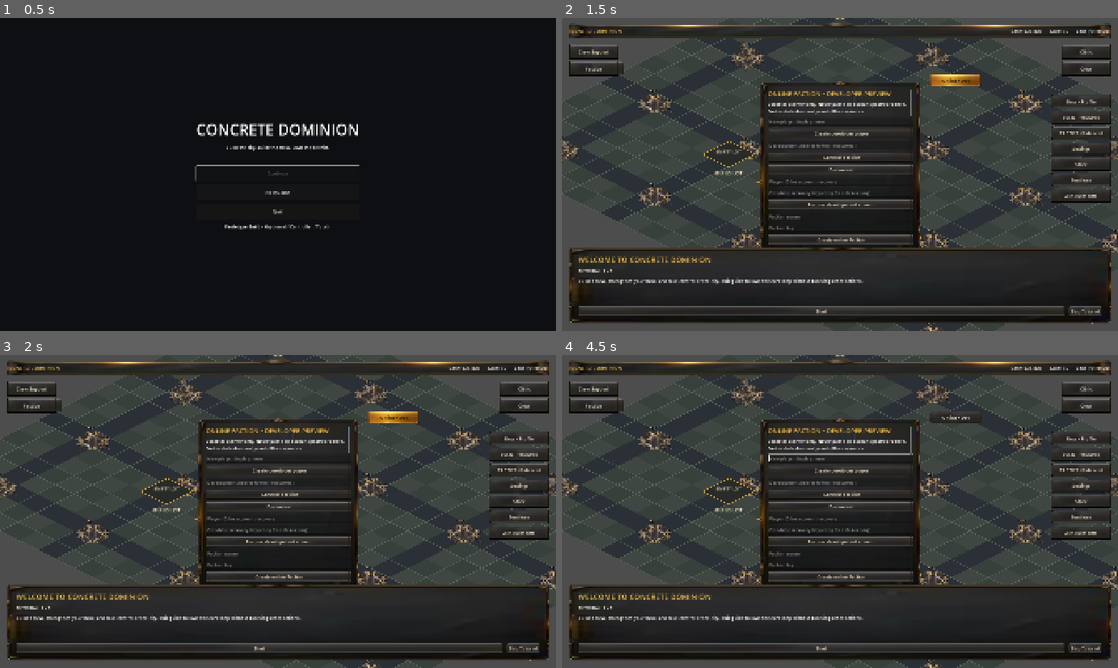
Above: before the commit, frames 1-4 (two rows, left to right).
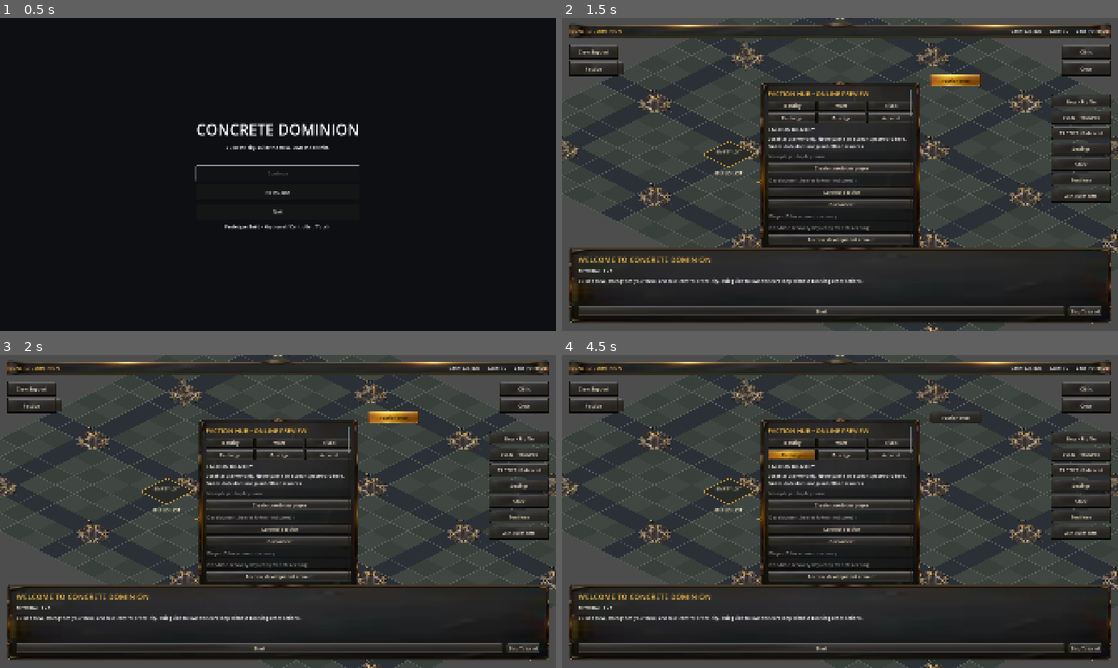
Above: after the commit, the same moments.

Repository: betasio/ConcreteDominion
Game: Godot game, scene res://scenes/core/Boot.tscn
The game is run twice, just before and just after one commit, with the same random seed, the same clock (stepped at 60 frames per second) and the same inputs.
Inputs (mouse positions are in pixels of both pictures, inside the frame that each line leads up to):
- Up to frame 1 (0.5 s): no input
- Up to frame 2 (1.5 s): click "New Game" at 0.5 s; click (956, 80) at 1.25 s, where only the run after the commit has a clickable "Faction Hub"
- Up to frame 3 (2 s): no input
- Up to frame 4 (4.5 s): click (789, 442) at 2 s, where only the run after the commit has a clickable "Identity"; click (840, 442) at 2.75 s, where only the run after the commit has a clickable "Wars"; click (890, 442) at 3.5 s, where only the run after the commit has a clickable "Rivals"; click (789, 455) at 4.25 s, where only the run after the commit has a clickable "Rankings"

Frame 1 is identical in both runs. In frame 2, 3.1% of the frame differs, in the area x 37-73%, y 19-73%; in frame 3, 3.1%; in frame 4, 3.4%.

Commit message:
Add responsive six-section Faction Hub navigation and preserve existing UI controls

Diff:
--- a/scenes/ui/OnlineFactionUI.tscn
+++ b/scenes/ui/OnlineFactionUI.tscn
@@ -25,7 +25,7 @@
 offset_right = 490.0
 offset_bottom = 238.0
 grow_horizontal = 2
-text = "Online • Dev"
+text = "Faction Hub"
 
 [node name="Panel" type="PanelContainer" parent="Root"]
 visible = false
@@ -59,8 +59,51 @@
 
 [node name="Title" type="Label" parent="Root/Panel/Margin/Scroll/VBox"]
 layout_mode = 2
-text = "ONLINE FACTION • DEVELOPER PREVIEW"
+text = "FACTION HUB • ONLINE PREVIEW"
 theme_override_font_sizes/font_size = 22
+
+[node name="HubNav1" type="HBoxContainer" parent="Root/Panel/Margin/Scroll/VBox"]
+layout_mode = 2
+alignment = 1
+
+[node name="HubIdentity" type="Button" parent="Root/Panel/Margin/Scroll/VBox/HubNav1"]
+layout_mode = 2
+size_flags_horizontal = 3
+text = "Identity"
+
+[node name="HubWars" type="Button" parent="Root/Panel/Margin/Scroll/VBox/HubNav1"]
+layout_mode = 2
+size_flags_horizontal = 3
+text = "Wars"
+
+[node name="HubRivals" type="Button" parent="Root/Panel/Margin/Scroll/VBox/HubNav1"]
+layout_mode = 2
+size_flags_horizontal = 3
+text = "Rivals"
+
+[node name="HubNav2" type="HBoxContainer" parent="Root/Panel/Margin/Scroll/VBox"]
+layout_mode = 2
+alignment = 1
+
+[node name="HubRankings" type="Button" parent="Root/Panel/Margin/Scroll/VBox/HubNav2"]
+layout_mode = 2
+size_flags_horizontal = 3
+text = "Rankings"
+
+[node name="HubPrestige" type="Button" parent="Root/Panel/Margin/Scroll/VBox/HubNav2"]
+layout_mode = 2
+size_flags_horizontal = 3
+text = "Prestige"
+
+[node name="HubAccount" type="Button" parent="Root/Panel/Margin/Scroll/VBox/HubNav2"]
+layout_mode = 2
+size_flags_horizontal = 3
+text = "Account"
+
+[node name="HubHeading" type="Label" parent="Root/Panel/Margin/Scroll/VBox"]
+layout_mode = 2
+text = "FACTION IDENTITY"
+theme_override_font_sizes/font_size = 18
 
 [node name="Warning" type="Label" parent="Root/Panel/Margin/Scroll/VBox"]
 layout_mode = 2
